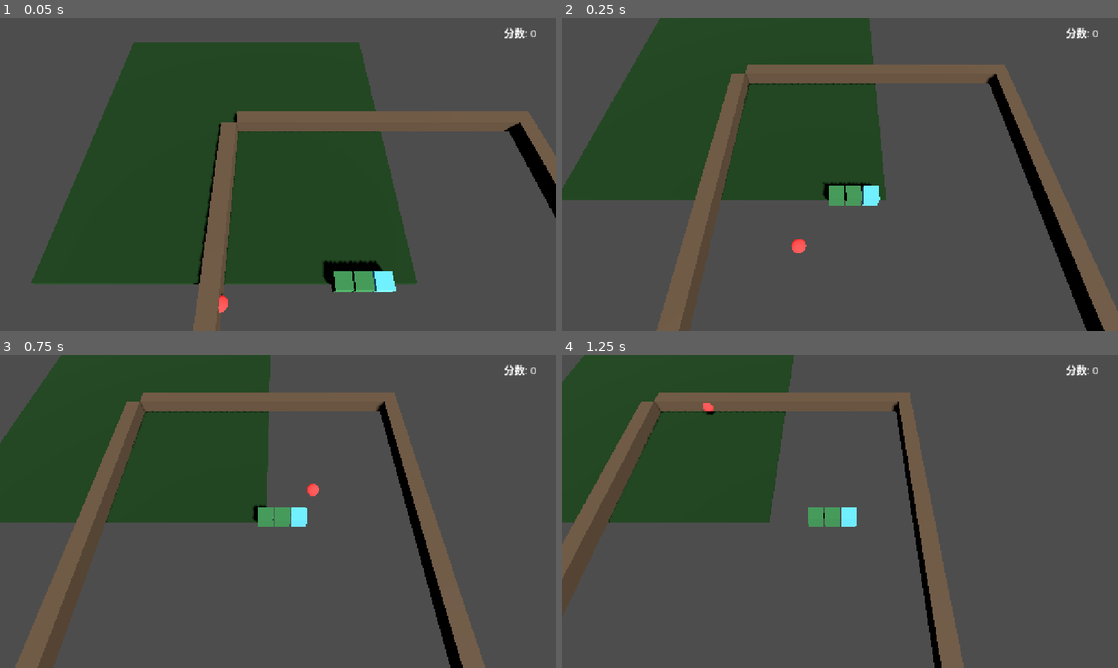
Above: before the commit, frames 1-4 (two rows, left to right).
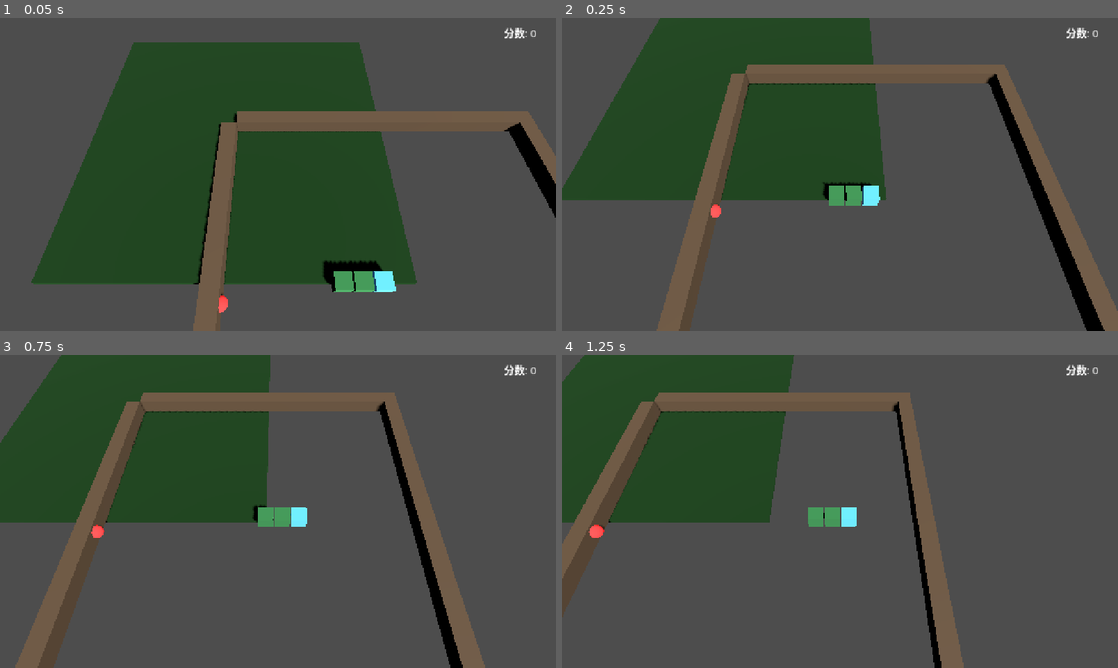
Above: after the commit, the same moments.

Repository: gaoyingxie/godot-3d-demo
Game: Godot game, scene res://scenes/main.tscn
Same seed, same stepped clock (60 frames per second), same inputs: the game is played once before the commit and once after it.
Inputs (mouse positions are in pixels of both pictures, inside the frame that each line leads up to):
- Up to frame 1 (0.05 s): no input
- Up to frame 2 (0.25 s): no input
- Up to frame 3 (0.75 s): tap Enter at 0.5 s; move the mouse to (400, 495) at 0.52 s; hold D (move_right) from 0.53 s (still down); hold Shift (sprint) from 0.53 s (still down); click (400, 495) at 0.67 s
- Up to frame 4 (1.25 s): keep holding D (move_right); keep holding Shift (sprint); tap Space (jump) at 0.77 s

Frame 1 is identical in both runs. In frame 2, 0.2% of the frame differs, in the area x 26-44%, y 59-76%; in frame 3, 0.1%; in frame 4, 0.2%.

Commit message:
fix: 食物只在吃的时候重生

Diff:
--- a/scripts/snake_game.gd
+++ b/scripts/snake_game.gd
@@ -163,33 +163,32 @@
 	if ate_food:
 		score += 10
 		_update_ui()
-		# 蛇身变长：把尾巴那节移到新头位置，不删除尾
-		snake_body.push_front(new_head)
-		var tail_seg: Node3D = _segments.pop_back()      # 暂存尾节点
-		snake_body.push_back(snake_body[-1])             # 复制尾到新尾
-		snake_body[-2] = new_head                        # 第二格变头
-
-		# 把尾节点移到新头位置
-		_seg_update_pos(tail_seg, new_head)
-		_seg_set_color(tail_seg, true)
-		_segments.push_front(tail_seg)
-
-		# 原来的头变成普通身体
+		_spawn_food()
+
+	# 蛇身移动：尾节点移到新头位置
+	snake_body.push_front(new_head)
+	var tail_seg: Node3D = _segments.pop_back()
+	_seg_update_pos(tail_seg, new_head)
+	_seg_set_color(tail_seg, true)
+	_segments.push_front(tail_seg)
+
+	if not ate_food:
+		snake_body.pop_back()   # 没吃东西才缩回去
+		if snake_body.size() > 1:
+			_seg_set_color(_segments[1], false)   # 原来第二格变普通身体
+	else:
+		# 吃东西了：尾节点要保留（变长）
+		var new_tail: Node3D = _segment_scene.instantiate()
+		_seg_set_color(new_tail, false)
+		_world_root.add_child(new_tail)
+		var last_pos: Vector3i = snake_body[-1]
+		_seg_update_pos(new_tail, last_pos)
+		_segments.append(new_tail)
+
+	# 新的头是唯一有这个颜色的
+	_seg_set_color(_segments[0], true)
+	if _segments.size() > 1:
 		_seg_set_color(_segments[1], false)
-	else:
-		# 正常移动：把尾节点移到新头位置
-		snake_body.push_front(new_head)
-		var tail_seg: Node3D = _segments.pop_back()
-		_seg_update_pos(tail_seg, new_head)
-		_seg_set_color(tail_seg, true)
-		_segments.push_front(tail_seg)
-		snake_body.pop_back()
-
-		# 新的头是唯一有这个颜色的，原来第二格变普通
-		if snake_body.size() > 1:
-			_seg_set_color(_segments[1], false)
-
-		_spawn_food()
 
 
 func _game_over() -> void:
